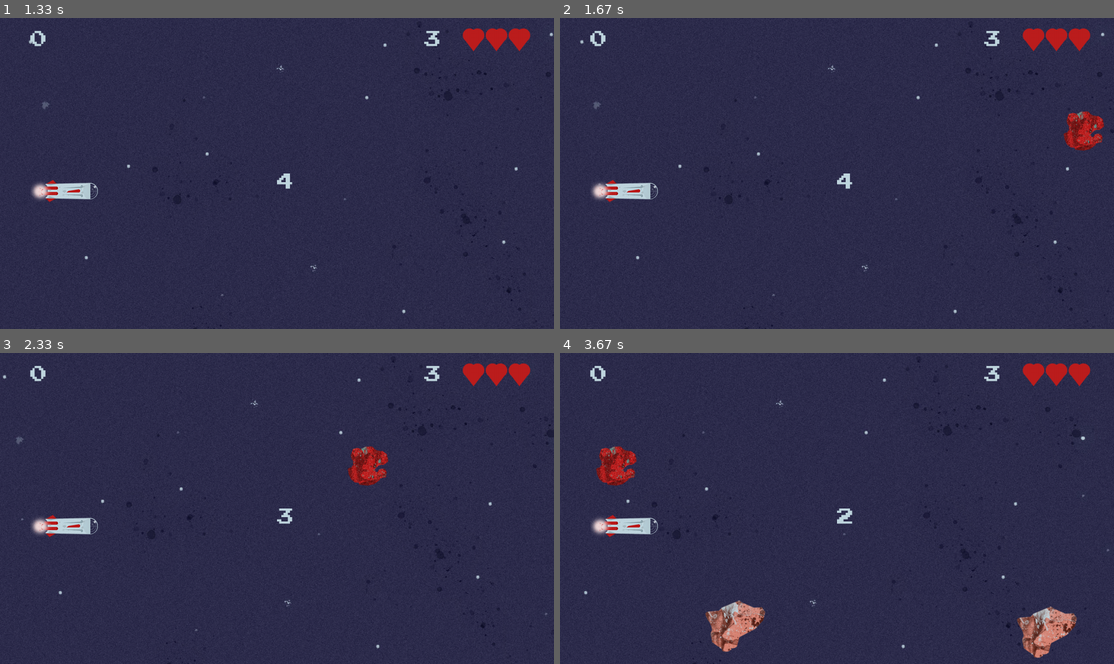
Above: before the commit, frames 1-4 (two rows, left to right).
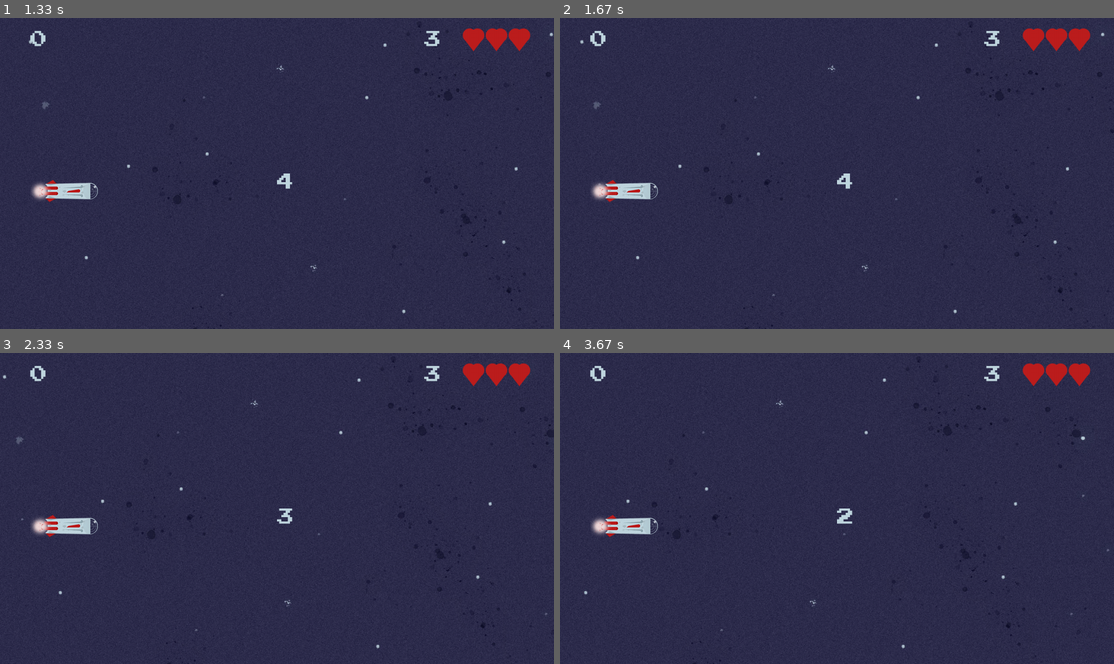
Above: after the commit, the same moments.

Repository: AdrianFSN/proyecto-final-pygame-quest
Game: pygame game, started from main.py
The game is run twice, just before and just after one commit, with the same random seed, the same clock (stepped at 60 frames per second) and the same inputs.
Inputs:
- Up to frame 1 (1.33 s): tap Space at 0.33 s
- Up to frame 2 (1.67 s): no input
- Up to frame 3 (2.33 s): no input
- Up to frame 4 (3.67 s): no input

Frame 1 is identical in both runs. In frame 2, 0.7% of the frame differs, in the area x 90-99%, y 30-43%; in frame 3, 0.7%; in frame 4, 2.8%, in the area x 6-94%, y 30-99%.

Commit message:
chore: actualizo para poder usar la rama pruebas3

Diff:
--- a/glumtar/entities.py
+++ b/glumtar/entities.py
@@ -36,6 +36,7 @@
             if self.rect.top < MARGIN:
                 self.rect.top = MARGIN
         self.reset_speed()
+        print("Estoy en el update de la nave")
 
         if pressed[pygame.K_DOWN]:
             self.rect.y += self.speed
--- a/glumtar/scenes.py
+++ b/glumtar/scenes.py
@@ -48,7 +48,7 @@
         self.lives_counter = LivesCounter()
 
         self.timer = Timer(DEFAULT_TIMER)
-        self.set_timer = self.timer.set_timer()
+        self.set_timer = None
 
         self.countdown = CountDown(self.clock, self.timer)
 
@@ -58,38 +58,40 @@
         self.random_meteorite = None
         self.generated_meteorites = pygame.sprite.Group()
 
+        self.countdown_stop = None
+
     def mainLoop(self):
         super().mainLoop()
         exit = False
         stop_timer = False
-        countdown_stop = False
+        self.countdown_stop = False
         self.lives_counter.end_game = False
+        trigger_ship = False
         while not exit:
             self.clock.tick(FPS)
-            # if start_countdown:
-            # start_countdown = False
+            for event in pygame.event.get():
+                if event.type == pygame.QUIT:
+                    return True
+                if event.type == pygame.KEYDOWN and event.key == pygame.K_SPACE:
+                    exit = True
+            self.screen.fill(ROBIN_EGG_BLUE)
+
+            self.paint_background(self.background_posX,
+                                  self.background_posY, self.set_timer)
+            self.initialize_countdown()
             if not stop_timer:
                 self.set_timer -= 1
                 if self.set_timer == 0:
                     stop_timer = True
-            for event in pygame.event.get():
-                if event.type == pygame.QUIT:
-                    return True
-                if event.type == pygame.KEYDOWN and event.key == pygame.K_SPACE:
-                    exit = True
-            self.screen.fill(ROBIN_EGG_BLUE)
-            self.paint_background(self.background_posX,
-                                  self.background_posY, self.set_timer)
-
-            if not countdown_stop:
-                self.countdown.set_count_down(self.screen)
-                if self.countdown.init_value < 0:
-                    countdown_stop = True
 
             self.scoreboard.show_scoreboard(self.screen)
             self.lives_counter.show_lives(self.screen)
 
-            self.generate_ship()
+            if self.lives_counter.lives_value in range(1, LIVES+1):
+                if not trigger_ship:
+                    self.generate_ship()
+                    self.ship.update()
+                    trigger_ship = False
 
             self.generate_meteorites()
             self.generated_meteorites.draw(self.screen)
@@ -100,19 +102,27 @@
                         self.scoreboard.increase_score(meteorite.points)
                         self.generated_meteorites.remove(meteorite)
                         # print("He quitado un meteorito")
-            self.collision = False
+
+            # self.collision = False
+            self.killed_ship = False
             self.check_collision()
-            self.lives_counter.reduce_lives(self.collision)
-
-            pygame.display.flip()
-
-        return False
+            self.lives_counter.reduce_lives(self.killed_ship)
+
+            pygame.display.flip()
+
+        return False
+
+    def initialize_countdown(self):
+        if not self.countdown_stop:
+            self.set_timer = 0
+            self.countdown.set_count_down(self.screen)
+            if self.countdown.init_value < 0:
+                self.countdown_stop = True
+                self.set_timer = self.timer.set_timer()
 
     def generate_ship(self):
-        if self.lives_counter.lives_value in range(1, LIVES+1):
-            self.player = Ship()
-            self.ship.add(self.player)
-        self.player.update()
+        self.player = Ship()
+        self.ship.add(self.player)
         self.screen.blit(self.player.image, self.player.rect)
 
     def generate_meteorites(self):
@@ -121,6 +131,8 @@
                 self.random_meteorite = Meteorite()
                 self.generated_meteorites.add(
                     self.random_meteorite)
+                self.screen.blit(self.random_meteorite.image,
+                                 self.random_meteorite.rect)
 
     def paint_background(self, posX, posY, timer):
         posX = posX
@@ -130,22 +142,32 @@
         if self.set_timer != 0:
             self.background_posX -= 1
 
-    def kill(self):
+    def kill_ship(self):
         pygame.sprite.Sprite.kill(self.player)
         self.ship.remove(self.player)
-        print("He quitado una nave de su grupo")
+        self.killed_ship = True
+        print("Debería haber borrado la nave")
         # pygame.mixer.Sound("algo").play()
+
+    def kill_meteorite(self):
+        pygame.sprite.Sprite.kill(self.random_meteorite)
+        self.generated_meteorites.remove(self.random_meteorite)
+        print("Debería haber borrado el meteorito")
 
     def check_collision(self):
         # detected_collision = []
-        # collision = False
         for items in self.generated_meteorites:
+            # nave_muerta = pygame.sprite.collide_mask(self.player, items)
             if pygame.sprite.collide_mask(self.player, items):
-                self.collision = True
-                self.kill()
-                print("He matado la nave)")
+                self.kill_ship()
+                print("He matado la nave")
+                print(self.ship)
+            if pygame.sprite.collide_mask(items, self.player):
+                self.kill_meteorite()
                 # detected_collision.append(collision)
-                return self.collision
+                # return self.collision
+                self.countdown_stop = False
+            return self.countdown_stop, self.initialize_countdown()
 
 
 class ResolveLevel1(Scene):
--- a/tools/timers_and_countdowns.py
+++ b/tools/timers_and_countdowns.py
@@ -31,6 +31,7 @@
         self.pos_X = WIDTH/2
         self.pos_Y = HEIGHT/2
         self.init_value = self.count_top - 1
+        self.reset = False
 
     def set_count_down(self, screen):
         current_time = pygame.time.get_ticks()
@@ -44,4 +45,10 @@
             self.init_value -= 1
             self.initial_time = current_time
 
-        print("He pasado por", time_passed, self.init_value)
+    def reset_count_down(self):
+        if self.init_value < 0:
+            self.init_value = self.count_top - 1
+            self.reset = True
+            return self.reset
+
+        # print("He pasado por", time_passed, self.init_value)
